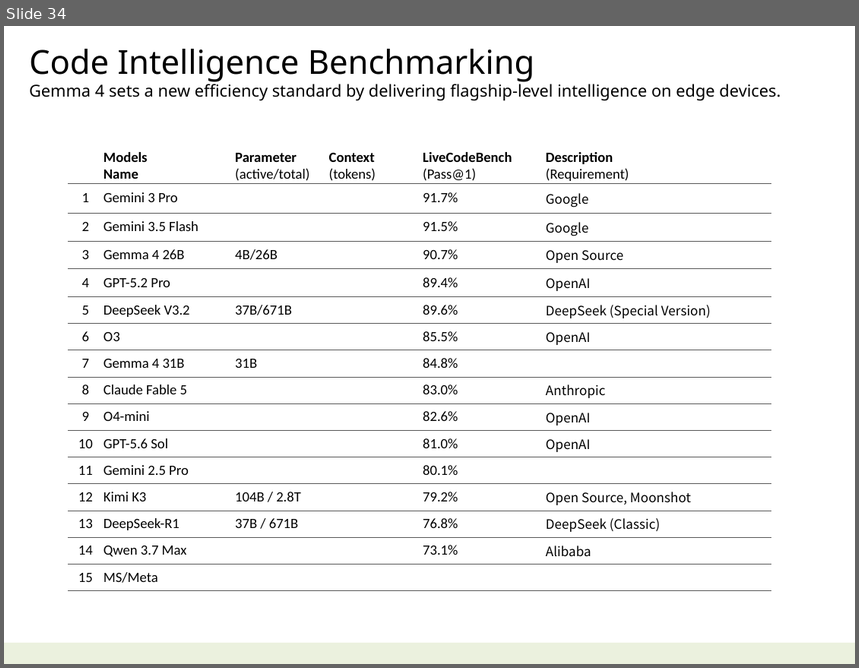
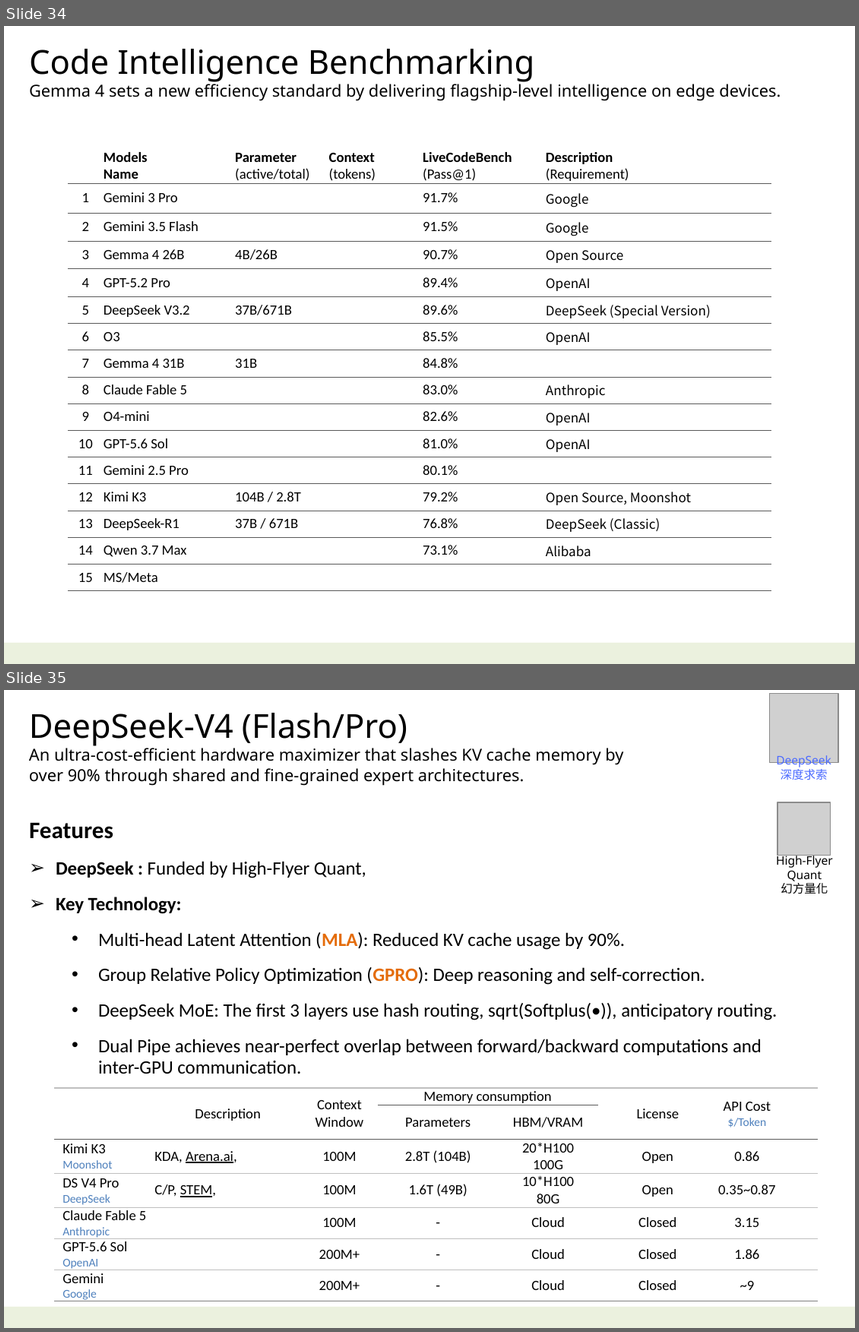
Before and after one commit to navibator/crazy-ai, a slide deck: ai.pptx. Shown one above the other, each under a label of ours: slide 34 before the commit, slides 34 and 35 after it. The pictures are 859x668 and 859x1332 pixels, drawn with LibreOffice and Linux fonts; fonts in the diff are those of the drawing; grey boxes stand for pictures. Boxes give left, top, right and bottom in pixels: in the first picture for what was removed or moved away, otherwise in the second. Text is boxed around its words. In the diff, an @@ line names an element or a change of style, - is before the commit and + after.

```diff
--- a/ai.pptx
+++ b/ai.pptx
@@ slide 35 added at [4,690,855,1328], background #FFFFFF; not listed: 1 template element that a slide beside it also shows @@
@@ picture added at [769,693,838,762] @@
@@ text added at [29,713,623,786], 14 pt, text #000000 @@
+DeepSeek-V4 (Flash/Pro)
+An ultra-cost-efficient hardware maximizer that slashes KV cache memory by over 90% through shared and fine-grained expert architectures.
@@ text added at [776,755,832,780], 10 pt, text #4C6BFF @@
+DeepSeek
+深度求索
@@ picture added at [778,802,831,855] @@
@@ rectangle added at [21,818,792,1085], fill #FFFFFF at 90% opacity, 16 pt, text #000000 @@
+Features
+➢ DeepSeek : Funded by High-Flyer Quant,
+➢ Key Technology:
+  • Multi-head Latent Attention (MLA): Reduced KV cache usage by 90%.
+  • Group Relative Policy Optimization (GPRO): Deep reasoning and self-correction.
+  • DeepSeek MoE: The first 3 layers use hash routing, sqrt(Softplus(•)), anticipatory routing.
+  • Dual Pipe achieves near-perfect overlap between forward/backward computations and inter-GPU communication.
@@ text added at [776,854,833,894], 10 pt, text #000000 @@
+High-Flyer
+Quant
+幻方量化
@@ table added at [54,1088,819,1305], 7 rows, 8 columns @@
+ | Description | Context / Window | Memory consumption |  | License | API Cost $/Token | 
+ |  |  | Parameters | HBM/VRAM |  |  | 
+Kimi K3 / Moonshot | KDA, Arena.ai, | 100M | 2.8T (104B) | 20*H100 / 100G | Open | 0.86 | 
+DS V4 Pro / DeepSeek | C/P, STEM, | 100M | 1.6T (49B) | 10*H100 / 80G | Open | 0.35~0.87 | 
+Claude Fable 5 / Anthropic |  | 100M | - | Cloud | Closed | 3.15 | 
+GPT-5.6 Sol / OpenAI |  | 200M+ | - | Cloud | Closed | 1.86 | 
+Gemini / Google |  | 200M+ | - | Cloud | Closed | ~9 | 
```
Also in this commit, not shown: 5 slides changed, 5 other slides added, 3 slides removed.
